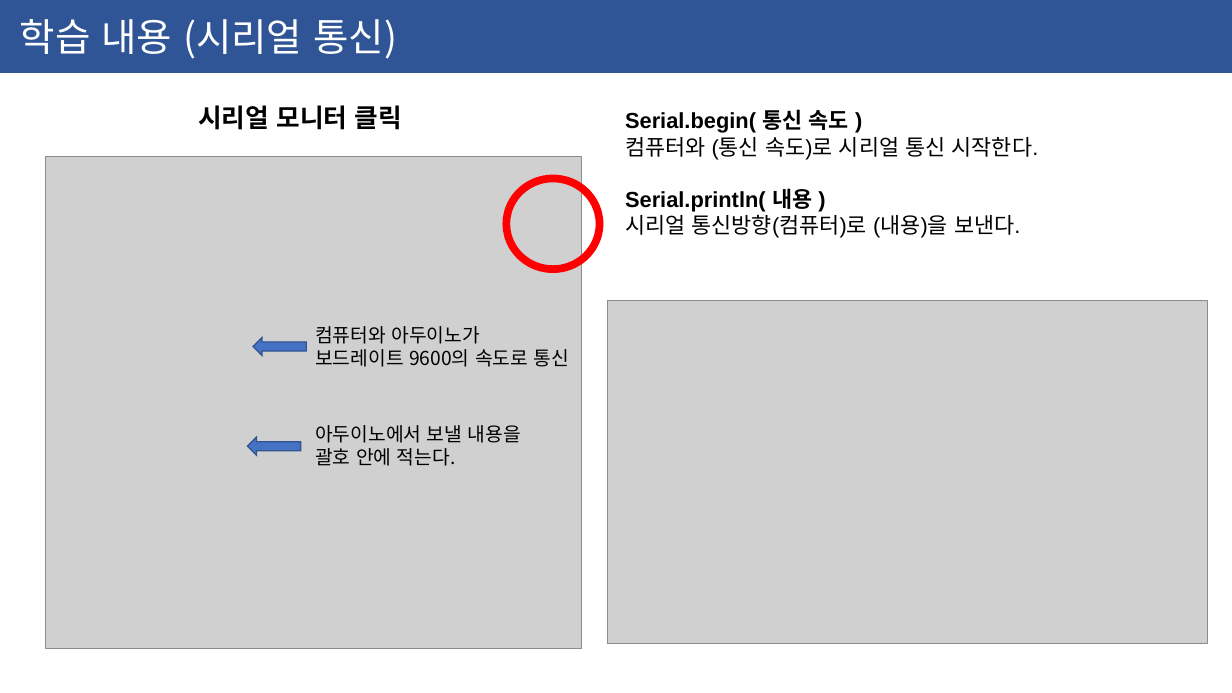
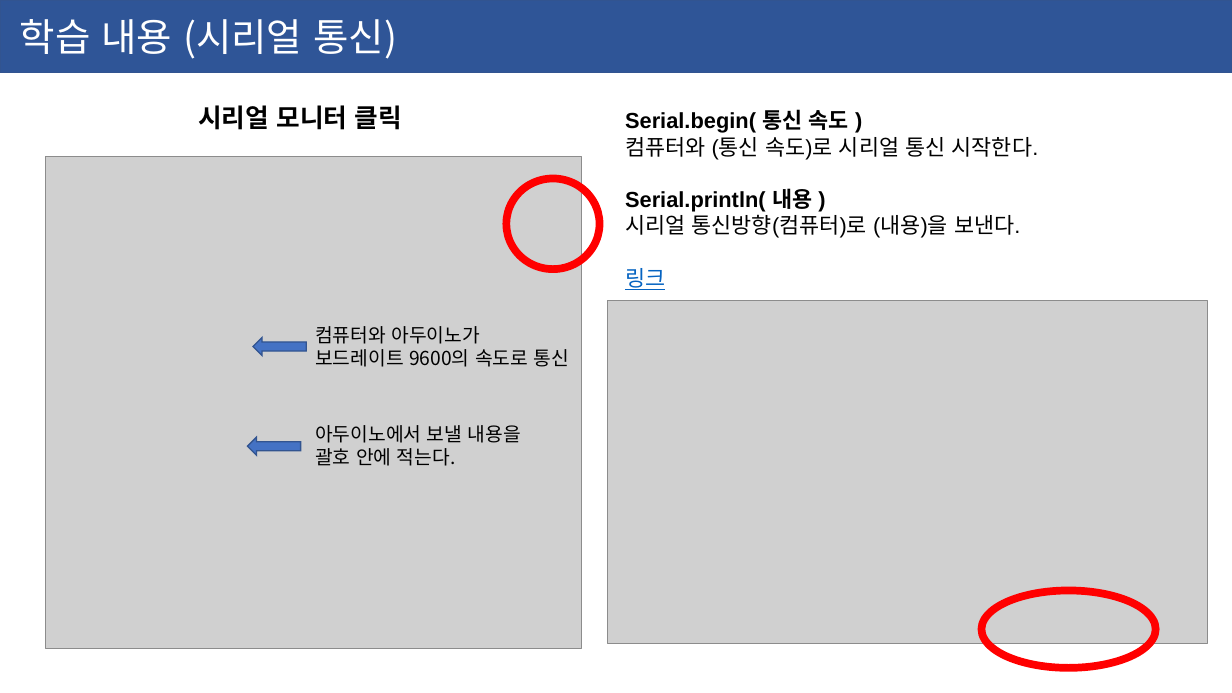
Before and after one commit to ssjf409/2020-yeonsu-highschool, a slide deck: slide 8 of 2020-06-03-연수고.pptx. Drawn at 1232x693 pixels with LibreOffice and Linux fonts; fonts in the diff are those of the drawing; grey boxes stand for pictures. Boxes give left, top, right and bottom in pixels: in the first picture for what was removed or moved away, otherwise in the second. Text is boxed around its words. In the diff, an @@ line names an element or a change of style, - is before the commit and + after.

```diff
--- a/2020-06-03-연수고.pptx
+++ b/2020-06-03-연수고.pptx
@@ text at (625, 268, 665, 290): paragraph added @@
+링크
@@ ellipse added at (982, 591, 1156, 668), outline #FF0000 6 pt @@
```
Also in this commit, not shown: 3 other slides changed, 2 slides added.
